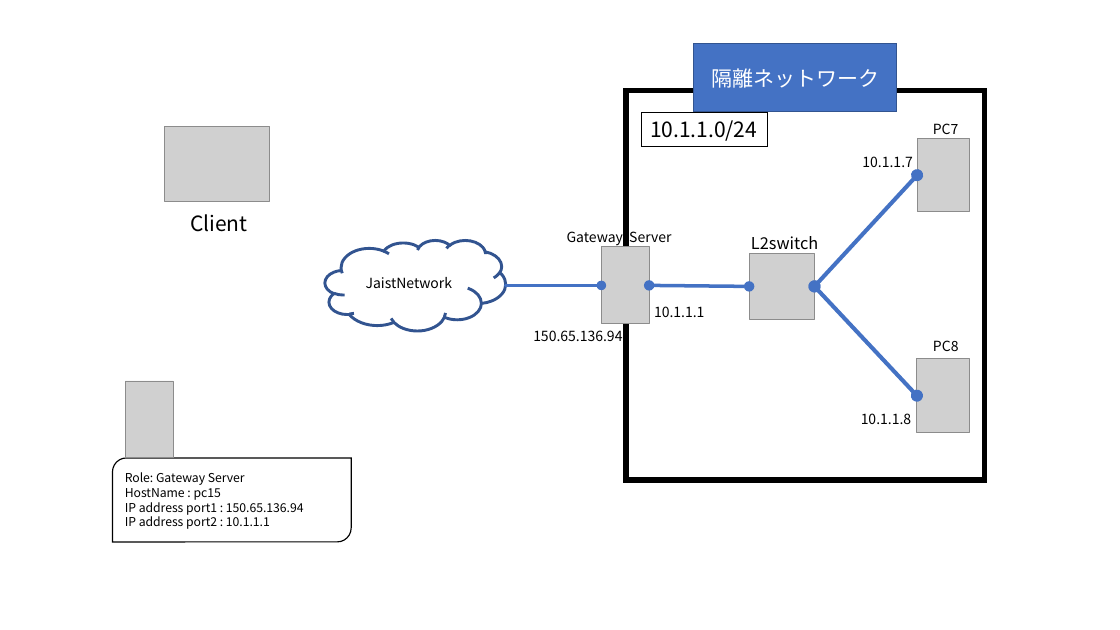
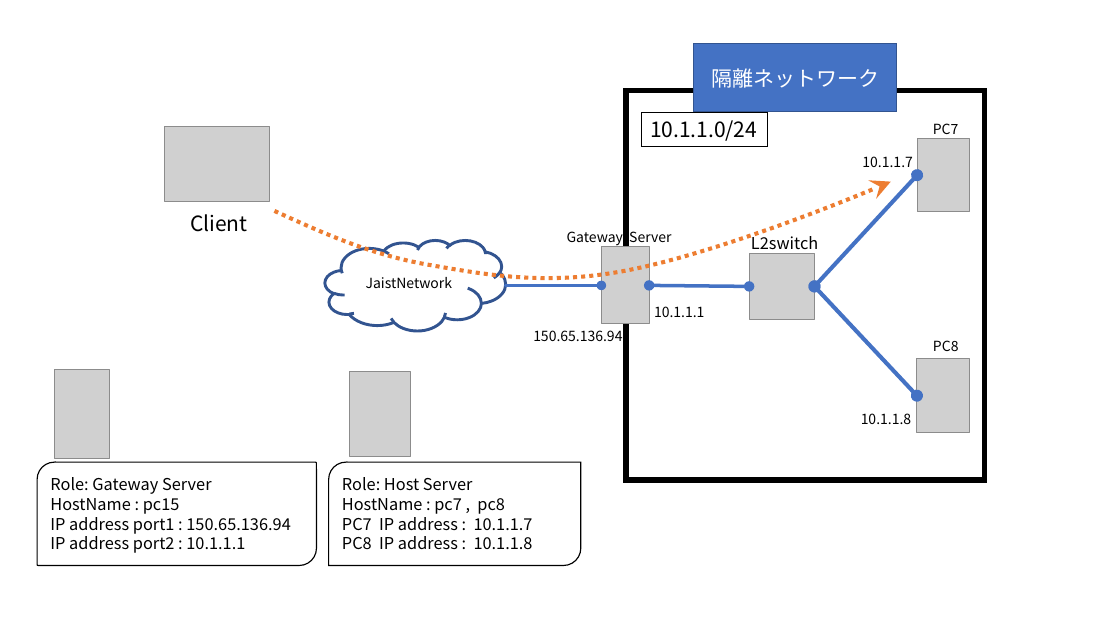
Before and after one commit to Alice-to-Bob/Graduate_School, a slide deck: slide 2 of SUBTHEME/graphs/network_archtecture.pptx. Drawn at 1120x630 pixels with LibreOffice and Linux fonts; fonts in the diff are those of the drawing; grey boxes stand for pictures. Boxes give left, top, right and bottom in pixels: in the first picture for what was removed or moved away, otherwise in the second. Text is boxed around its words. In the diff, an @@ line names an element or a change of style, - is before the commit and + after.

```diff
--- a/SUBTHEME/graphs/network_archtecture.pptx
+++ b/SUBTHEME/graphs/network_archtecture.pptx
@@ freeform shape added at (275,181,891,278), outline #ED7D31 3.5 pt dashed @@
@@ picture: place and size @@
-picture at (125,381,173,459)
+picture at (54,369,109,458)
@@ picture added at (350,371,410,456) @@
@@ round diag rect "Role: Gateway Server": place and size @@
-round diag rect "Role: Gateway Server" at (113,458,351,542)
+round diag rect "Role: Gateway Server" at (37,462,317,565)
@@ round diag rect "Role: Gateway Server" at (37,462,317,565): size 10.5 to 14 pt; proportions changed @@
@@ round diag rect added at (329,462,581,565), outline #000000 1 pt, 14 pt, text #000000 @@
+Role: Host Server
+HostName : pc7 , pc8
+PC7 IP address : 10.1.1.7
+PC8 IP address : 10.1.1.8
```
Also in this commit, not shown: 12 other files.
